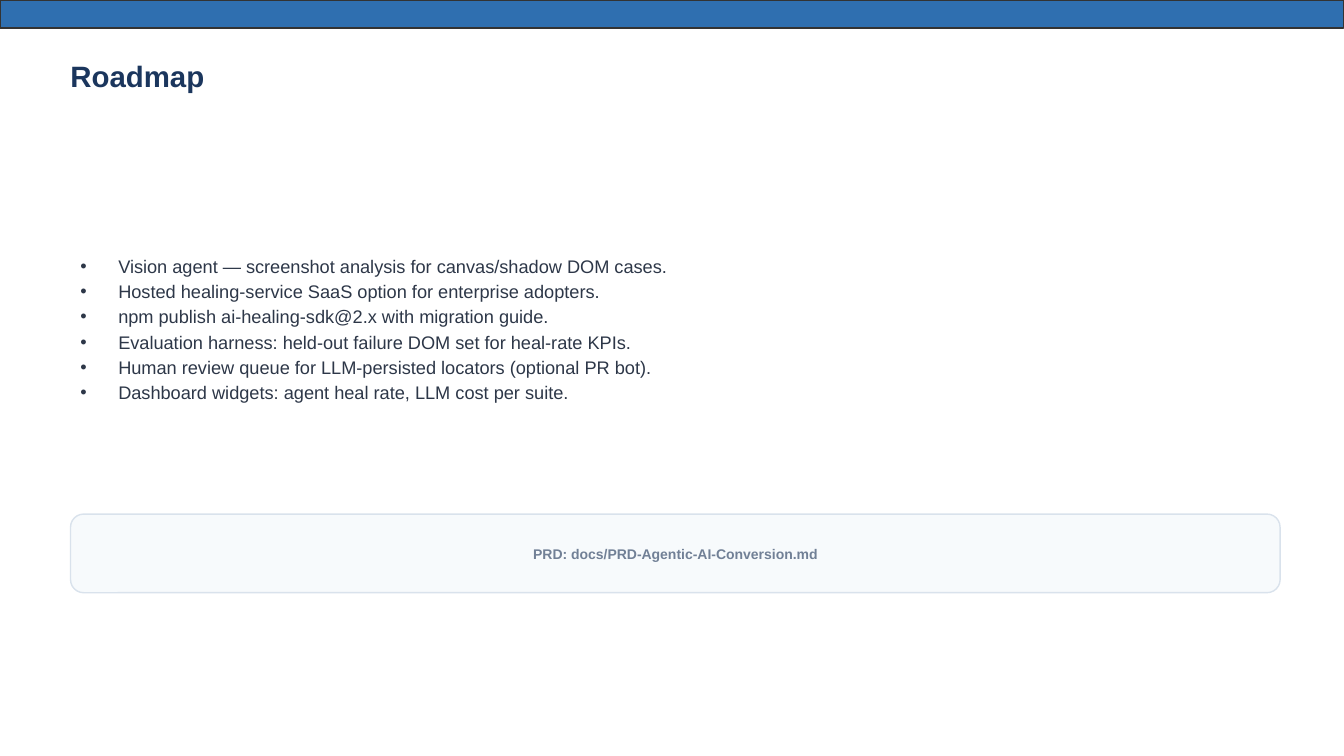
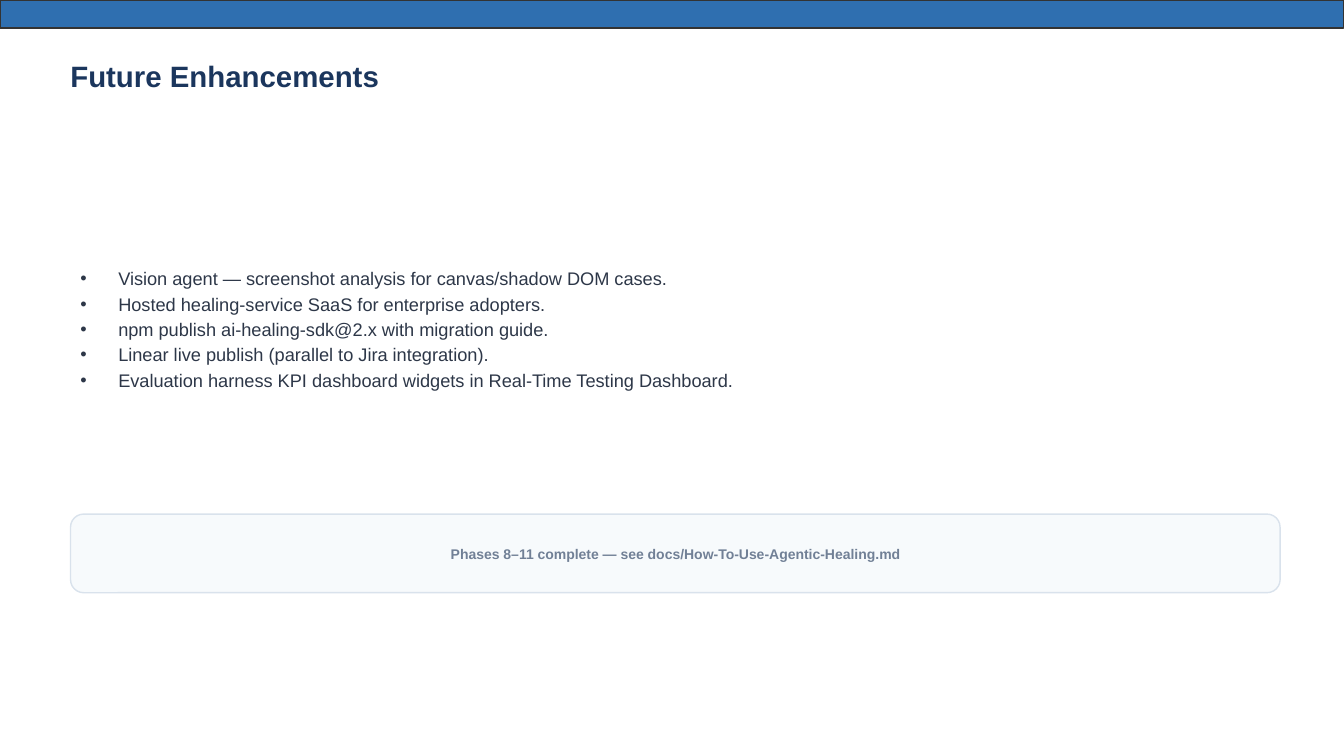
Before and after one commit to mmohansqaai/SelfHealingPlaywrightFramework, a slide deck: slide 23 of docs/Agentic-Healing-Technical-Presentation.pptx (slide 20 before the commit). Drawn at 1344x756 pixels with LibreOffice and Linux fonts; fonts in the diff are those of the drawing. Boxes give left, top, right and bottom in pixels: in the first picture for what was removed or moved away, otherwise in the second. Text is boxed around its words. In the diff, an @@ line names an element or a change of style, - is before the commit and + after.

```diff
--- a/docs/Agentic-Healing-Technical-Presentation.pptx
+++ b/docs/Agentic-Healing-Technical-Presentation.pptx
@@ text at (70, 65, 379, 88): text changed @@
-Roadmap
+Future Enhancements
@@ text at (118, 297, 545, 315): text changed @@
-• Hosted healing-service SaaS option for enterprise adopters.
+• Hosted healing-service SaaS for enterprise adopters.
@@ text at (118, 347, 733, 391): text changed @@
-• Evaluation harness: held-out failure DOM set for heal-rate KPIs.
-• Human review queue for LLM-persisted locators (optional PR bot).
-• Dashboard widgets: agent heal rate, LLM cost per suite.
+• Linear live publish (parallel to Jira integration).
+• Evaluation harness KPI dashboard widgets in Real-Time Testing Dashboard.
@@ text at (451, 549, 900, 562): text changed @@
-PRD: docs/PRD-Agentic-AI-Conversion.md
+Phases 8–11 complete — see docs/How-To-Use-Agentic-Healing.md
```
Also in this commit, not shown: 2 other slides changed, 3 slides added, 55 other files.
